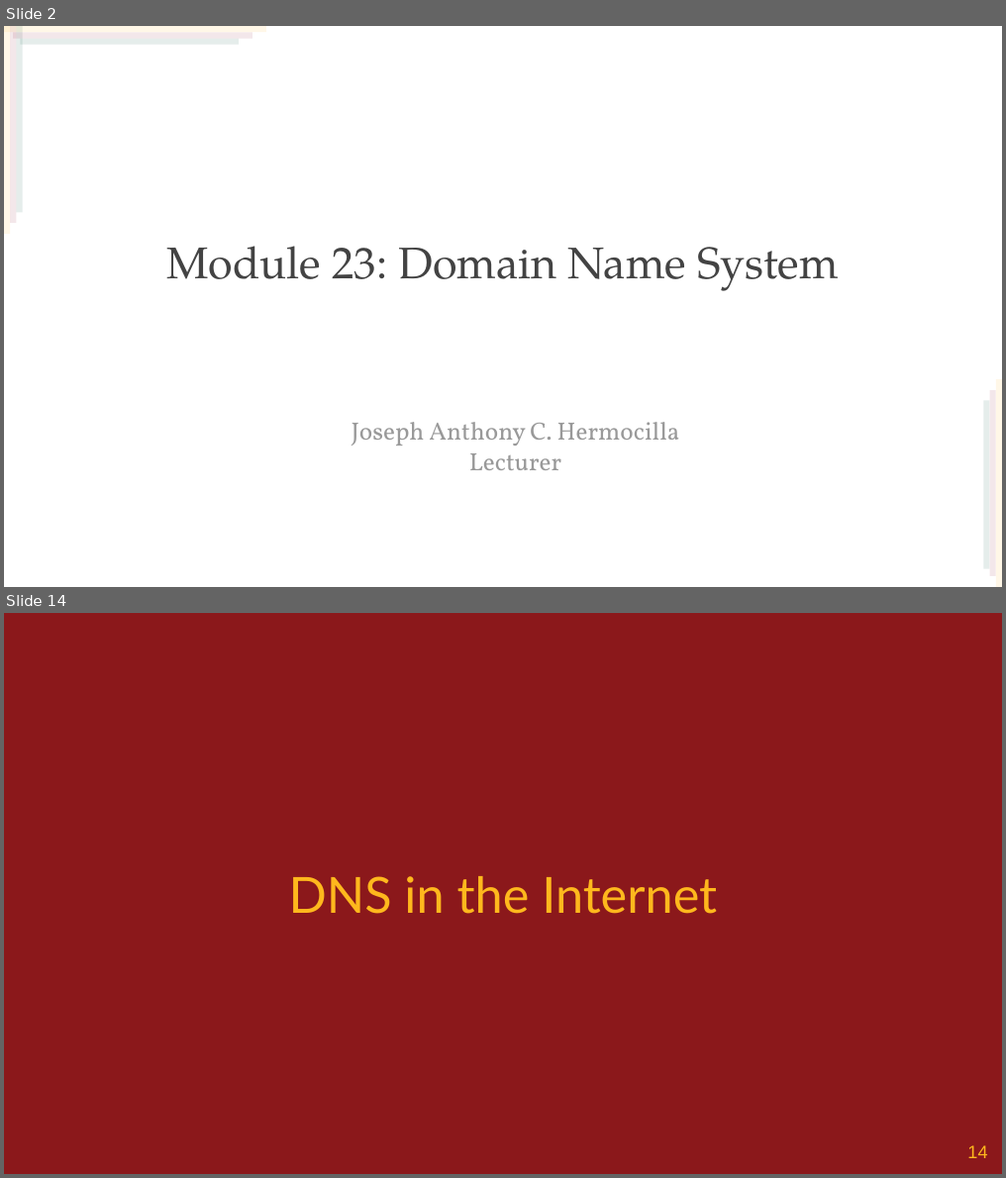
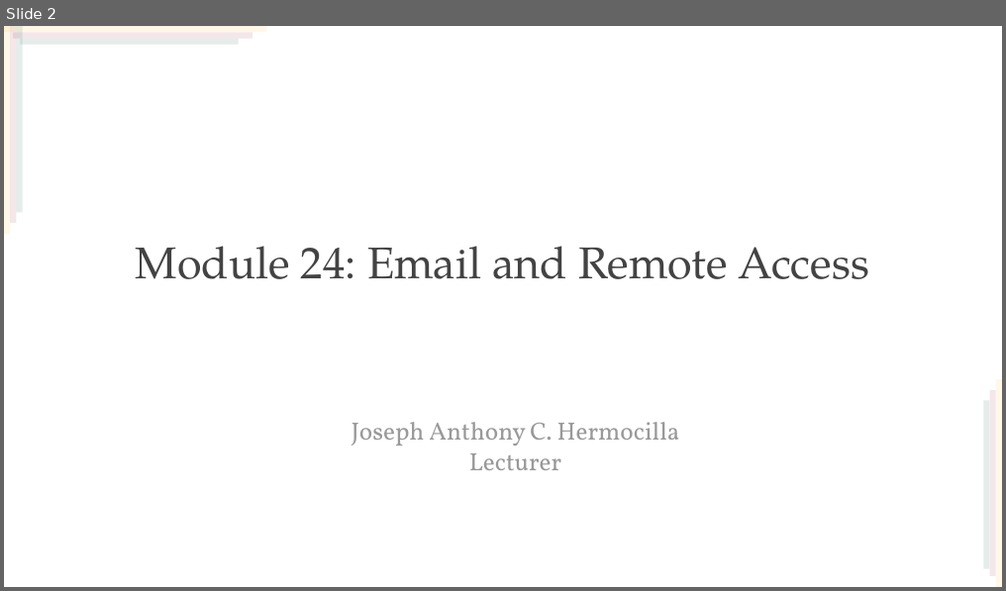
Before and after one commit to jachermocilla/extra-course-materials, a slide deck: cmsc137/slides-rsm/CMSC 137 - 24 - Email and Remote Access.odp. Shown one above the other, each under a label of ours: slides 2 and 14 before the commit, slide 2 after it; the slides between them are not shown. The pictures are 1006x1178 and 1006x591 pixels, drawn with LibreOffice and Linux fonts; fonts in the diff are those of the drawing; background and template pictures are left out. Boxes give left, top, right and bottom in pixels: in the first picture for what was removed or moved away, otherwise in the second. Text is boxed around its words. In the diff, an @@ line names an element or a change of style, - is before the commit and + after.

```diff
--- a/cmsc137/slides-rsm/CMSC 137 - 24 - Email and Remote Access.odp
+++ b/cmsc137/slides-rsm/CMSC 137 - 24 - Email and Remote Access.odp
@@ slide 14 removed at [4, 613, 1002, 1174], background #8B181B @@
@@ title removed at [289, 876, 717, 914] @@
-DNS in the Internet
@@ page number removed at [967, 1146, 987, 1158] @@
-14
@@ slide 2 changed as well @@
@@ title at [136, 246, 870, 279]: text changed @@
-Module 23: Domain Name System
+Module 24: Email and Remote Access
```
Also in this commit, not shown: 1 other slide changed, 1 slide added, 32 other slides removed, 2 other files.
